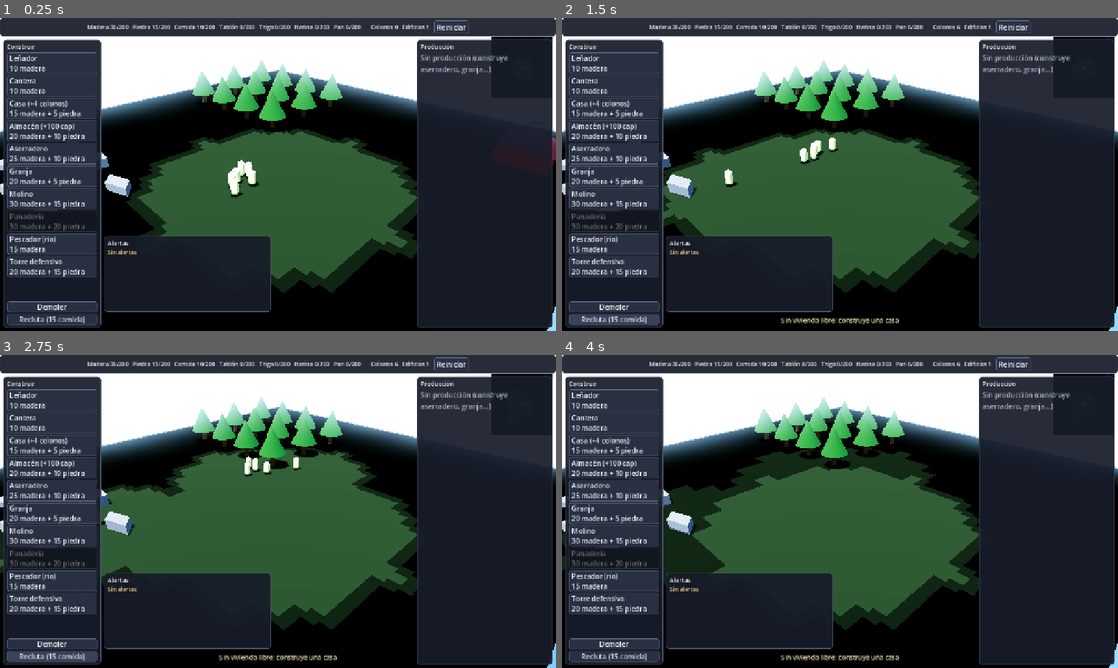
Above: before the commit, frames 1-4 (two rows, left to right).
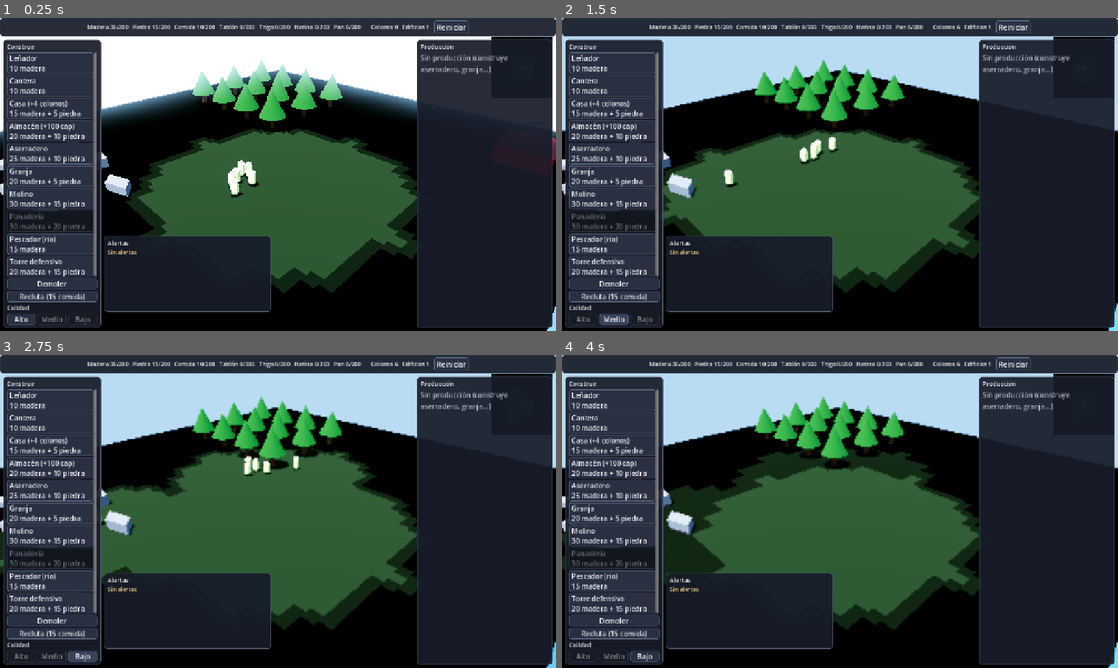
Above: after the commit, the same moments.

Repository: DilesZ/Espa-aSettlers
Game: Godot game, scene res://scenes/main.tscn
Same seed, same stepped clock (60 frames per second), same inputs: the game is played once before the commit and once after it.
Inputs (mouse positions are in pixels of both pictures, inside the frame that each line leads up to):
- Up to frame 1 (0.25 s): no input
- Up to frame 2 (1.5 s): click (584, 318) at 0.5 s, where only the run after the commit has a clickable "Alto"; click (612, 318) at 1.25 s, where only the run after the commit has a clickable "Medio"
- Up to frame 3 (2.75 s): click (83, 655) at 2 s, where only the run after the commit has a clickable "Bajo"
- Up to frame 4 (4 s): click "Reiniciar" at 2.75 s; click "Reiniciar" at 3.5 s

The runs differ from the first frame. In frame 1, 2.5% of the frame differs, in the area x 1-18%, y 10-99%; in frame 2, 17%; in frame 3, 17%, in the area x 0-100%, y 0-100%; in frame 4, 17%.

Commit message:
feat(godot): F8 calidad+benchmark+CI+landing y export .exe verificado

Diff:
--- a/godot/scenes/main.tscn
+++ b/godot/scenes/main.tscn
@@ -9,6 +9,7 @@
 [ext_resource type="Script" path="res://scripts/systems/day_night.gd" id="7"]
 [ext_resource type="Script" path="res://scripts/systems/atmosphere.gd" id="8"]
 [ext_resource type="Script" path="res://scripts/systems/fog_of_war.gd" id="9"]
+[ext_resource type="Script" path="res://scripts/systems/benchmark.gd" id="10"]
 
 [sub_resource type="Environment" id="Environment_1"]
 background_mode = 2
@@ -88,6 +89,9 @@
 [node name="FogOfWar" type="Node" parent="."]
 script = ExtResource("9")
 
+[node name="Benchmark" type="Node" parent="."]
+script = ExtResource("10")
+
 [node name="HUD" type="CanvasLayer" parent="."]
 script = ExtResource("4")
 
--- /dev/null
+++ b/godot/scripts/systems/benchmark.gd
@@ -0,0 +1,73 @@
+class_name Benchmark
+extends Node
+## Overlay de rendimiento con F9 y volcado a fichero con F10.
+## F9: Label con FPS, draw calls, tris y VRAM. F10: escribe user://benchmark.txt.
+## Sin auto-quit. Usa _unhandled_key_input.
+
+
+var _label: Label
+var _show := false
+
+
+func _ready() -> void:
+	var layer := CanvasLayer.new()
+	layer.layer = 100
+	add_child(layer)
+	_label = Label.new()
+	_label.visible = false
+	_label.add_theme_font_size_override("font_size", 14)
+	_label.add_theme_color_override("font_color", Color(0.55, 1.0, 0.6))
+	_label.add_theme_color_override("font_shadow_color", Color.BLACK)
+	_label.add_theme_constant_override("shadow_offset_x", 1)
+	_label.add_theme_constant_override("shadow_offset_y", 1)
+	_label.offset_left = 8.0
+	_label.offset_top = 46.0
+	_label.offset_right = 340.0
+	_label.offset_bottom = 150.0
+	layer.add_child(_label)
+
+
+func _process(_delta: float) -> void:
+	if _show and _label != null:
+		_label.text = _stats_text()
+
+
+func _unhandled_key_input(event: InputEvent) -> void:
+	if not (event is InputEventKey):
+		return
+	var k := event as InputEventKey
+	if not k.pressed or k.echo:
+		return
+	if k.keycode == KEY_F9 or k.physical_keycode == KEY_F9:
+		_show = not _show
+		if _label != null:
+			_label.visible = _show
+			if _show:
+				_label.text = _stats_text()
+		get_viewport().set_input_as_handled()
+	elif k.keycode == KEY_F10 or k.physical_keycode == KEY_F10:
+		_write_file()
+		get_viewport().set_input_as_handled()
+
+
+func _stats_text() -> String:
+	var fps := Performance.get_monitor(Performance.TIME_FPS)
+	var draws := Performance.get_monitor(Performance.RENDER_TOTAL_DRAW_CALLS_IN_FRAME)
+	var tris := Performance.get_monitor(Performance.RENDER_TOTAL_PRIMITIVES_IN_FRAME)
+	var mem := Performance.get_monitor(Performance.RENDER_VIDEO_MEM_USED) + Performance.get_monitor(Performance.RENDER_TEXTURE_MEM_USED) + Performance.get_monitor(Performance.RENDER_BUFFER_MEM_USED)
+	var mem_mb := float(mem) / (1024.0 * 1024.0)
+	return "FPS: %d\nDraw calls: %d\nTris: %d\nVRAM: %.2f MB" % [int(fps), int(draws), int(tris), mem_mb]
+
+
+func _write_file() -> void:
+	var fps := Performance.get_monitor(Performance.TIME_FPS)
+	var draws := Performance.get_monitor(Performance.RENDER_TOTAL_DRAW_CALLS_IN_FRAME)
+	var tris := Performance.get_monitor(Performance.RENDER_TOTAL_PRIMITIVES_IN_FRAME)
+	var mem := Performance.get_monitor(Performance.RENDER_VIDEO_MEM_USED) + Performance.get_monitor(Performance.RENDER_TEXTURE_MEM_USED) + Performance.get_monitor(Performance.RENDER_BUFFER_MEM_USED)
+	var quality := str(GameState.quality)
+	var stamp := Time.get_datetime_string_from_system()
+	var text := "benchmark %s\nquality=%s\nfps=%d\ndraw_calls=%d\ntris=%d\nmem_used=%d\n" % [stamp, quality, int(fps), int(draws), int(tris), int(mem)]
+	var f := FileAccess.open("user://benchmark.txt", FileAccess.WRITE)
+	if f != null:
+		f.store_string(text)
+		f.close()
--- /dev/null
+++ b/godot/scripts/systems/quality.gd
@@ -0,0 +1,50 @@
+class_name Quality
+extends RefCounted
+## Calidad gráfica: escala 3D, sombras y glow. Guarda en GameState.quality.
+## alto → 1.0, sombras on, glow on; medio → 0.85, sombras on, glow off;
+## bajo → 0.7, sombras off, glow off.
+
+
+static func apply(level: String) -> void:
+	var lvl := level.strip_edges().to_lower()
+	var scale := 1.0
+	var shadows := true
+	var glow := true
+	match lvl:
+		"alto":
+			scale = 1.0
+			shadows = true
+			glow = true
+		"medio":
+			scale = 0.85
+			shadows = true
+			glow = false
+		"bajo":
+			scale = 0.7
+			shadows = false
+			glow = false
+		_:
+			return
+	GameState.quality = lvl
+	var tree := Engine.get_main_loop() as SceneTree
+	if tree == null:
+		return
+	var root: Viewport = tree.root
+	if root != null:
+		root.scaling_3d_mode = Viewport.SCALING_3D_MODE_BILINEAR
+		root.scaling_3d_scale = scale
+	var scene: Node = tree.current_scene
+	if scene == null:
+		return
+	_apply_recursive(scene, shadows, glow)
+
+
+static func _apply_recursive(n: Node, shadows: bool, glow: bool) -> void:
+	if n is DirectionalLight3D:
+		(n as DirectionalLight3D).shadow_enabled = shadows
+	if n is WorldEnvironment:
+		var we := n as WorldEnvironment
+		if we.environment != null:
+			we.environment.glow_enabled = glow
+	for c in n.get_children():
+		_apply_recursive(c, shadows, glow)
--- a/godot/scripts/ui/hud.gd
+++ b/godot/scripts/ui/hud.gd
@@ -28,6 +28,7 @@
 var _palette_btns: Dictionary = {}
 var _demolish_btn: Button
 var _recruit_btn: Button
+var _quality_btns: Dictionary = {}
 var _prod_rows: VBoxContainer
 var _alerts_label: Label
 var _victory_banner: Label
@@ -190,6 +191,18 @@
 	_recruit_btn.alignment = HORIZONTAL_ALIGNMENT_CENTER
 	_recruit_btn.pressed.connect(_on_recruit_pressed)
 	vb.add_child(_recruit_btn)
+	vb.add_child(_title("Calidad"))
+	var qh := HBoxContainer.new()
+	qh.add_theme_constant_override("separation", 4)
+	vb.add_child(qh)
+	for lvl in ["alto", "medio", "bajo"]:
+		var qb := _dark_button(lvl.capitalize())
+		qb.alignment = HORIZONTAL_ALIGNMENT_CENTER
+		qb.size_flags_horizontal = Control.SIZE_EXPAND_FILL
+		qb.pressed.connect(_on_quality_pressed.bind(lvl))
+		qh.add_child(qb)
+		_quality_btns[lvl] = qb
+	_refresh_quality()
 
 
 func _build_production() -> void:
@@ -327,6 +340,7 @@
 			_demolish_btn.set_pressed_no_signal(d)
 	_refresh_production()
 	_refresh_alerts(cap)
+	_refresh_quality()
 	_victory_banner.visible = bool(GameState.victory)
 	_victory02_banner.visible = bool(GameState.victory02)
 	_victory03_banner.visible = bool(GameState.victory03)
@@ -476,6 +490,21 @@
 		GameState.message = err
 
 
+func _on_quality_pressed(level: String) -> void:
+	Quality.apply(level)
+	_refresh_quality()
+
+
+func _refresh_quality() -> void:
+	var cur := str(GameState.quality).to_lower()
+	for lvl in _quality_btns.keys():
+		var btn: Button = _quality_btns[lvl]
+		if str(lvl) == cur:
+			btn.modulate = Color.WHITE
+		else:
+			btn.modulate = Color(0.55, 0.55, 0.55)
+
+
 func _on_pause_pressed(id: String) -> void:
 	var bm := _bm()
 	if bm != null and bm.has_method("toggle_pause"):
Not shown: 1 places in godot/scenes/main.tscn that only renumber resources
Not shown, added: godot/scripts/systems/benchmark.gd.uid
Not shown, added: godot/scripts/systems/quality.gd.uid
Not shown, added: .github/workflows/godot.yml
Not shown, changed: app/page.tsx
Not shown, added: godot/GPU_NOTE.md
